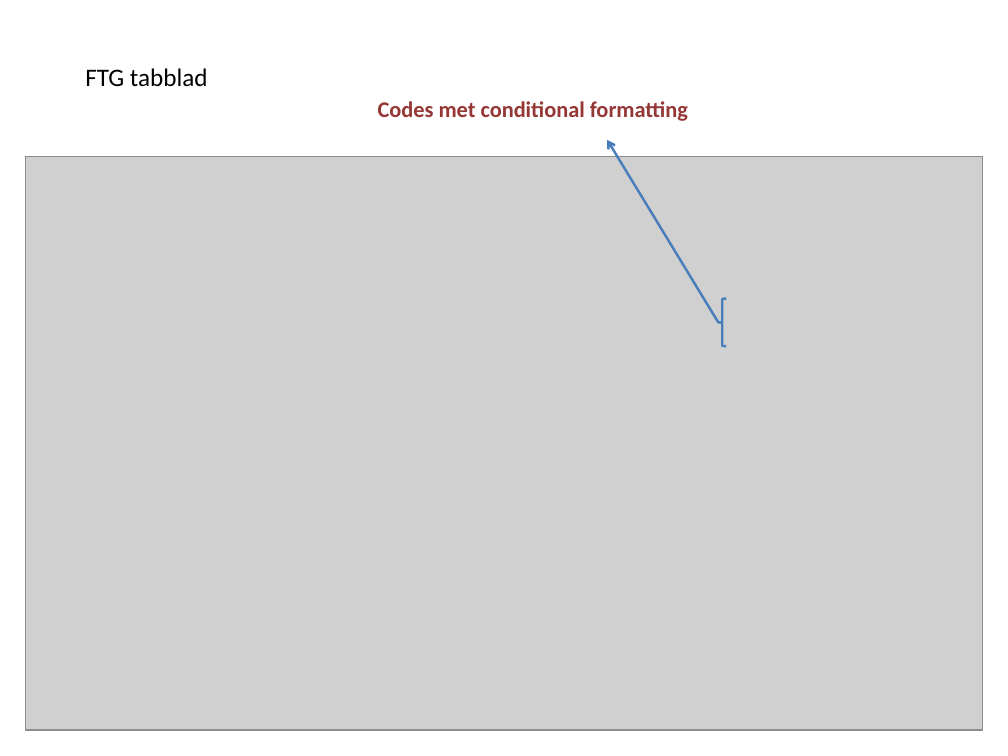
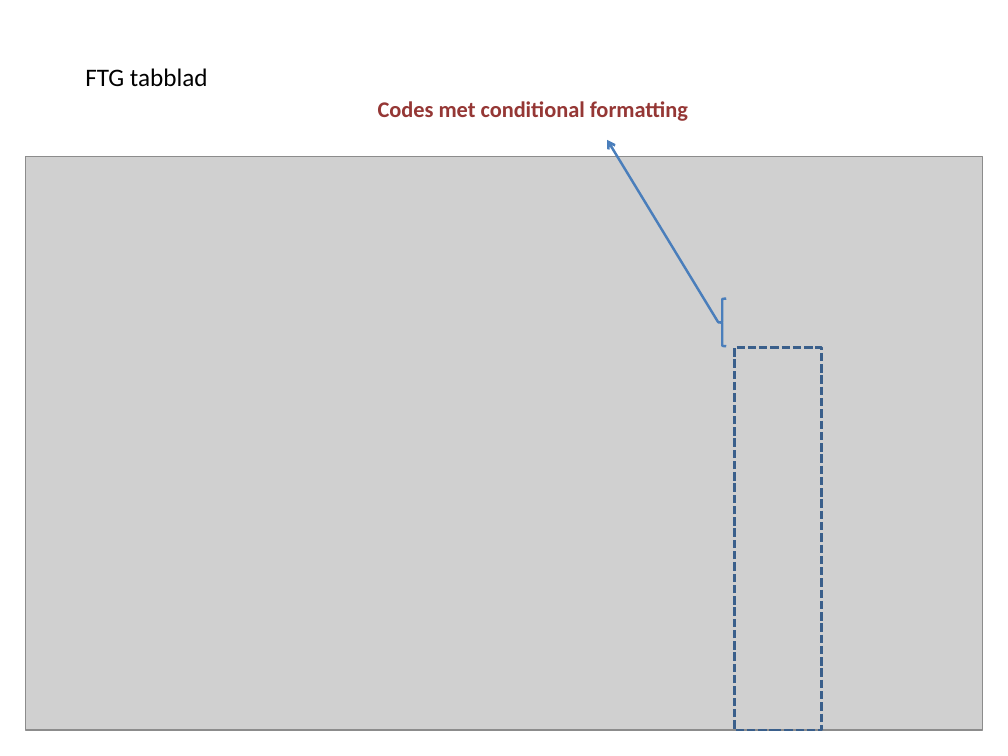
Before and after one commit to RalphSmeenk/TestdossierTool, a slide deck: slide 122 of Handleiding_powerpoint.pptx (slide 91 before the commit). Drawn at 1008x756 pixels with LibreOffice and Linux fonts; fonts in the diff are those of the drawing; grey boxes stand for pictures. Boxes give left, top, right and bottom in pixels: in the first picture for what was removed or moved away, otherwise in the second. Text is boxed around its words. In the diff, an @@ line names an element or a change of style, - is before the commit and + after.

```diff
--- a/Handleiding_powerpoint.pptx
+++ b/Handleiding_powerpoint.pptx
@@ rectangle added at (x1=734, y1=348, x2=822, y2=730), outline #3A5F8C 2 pt dashed @@
```
Also in this commit, not shown: 15 other slides changed, 61 slides added, 2 slides removed, 3 other files.
